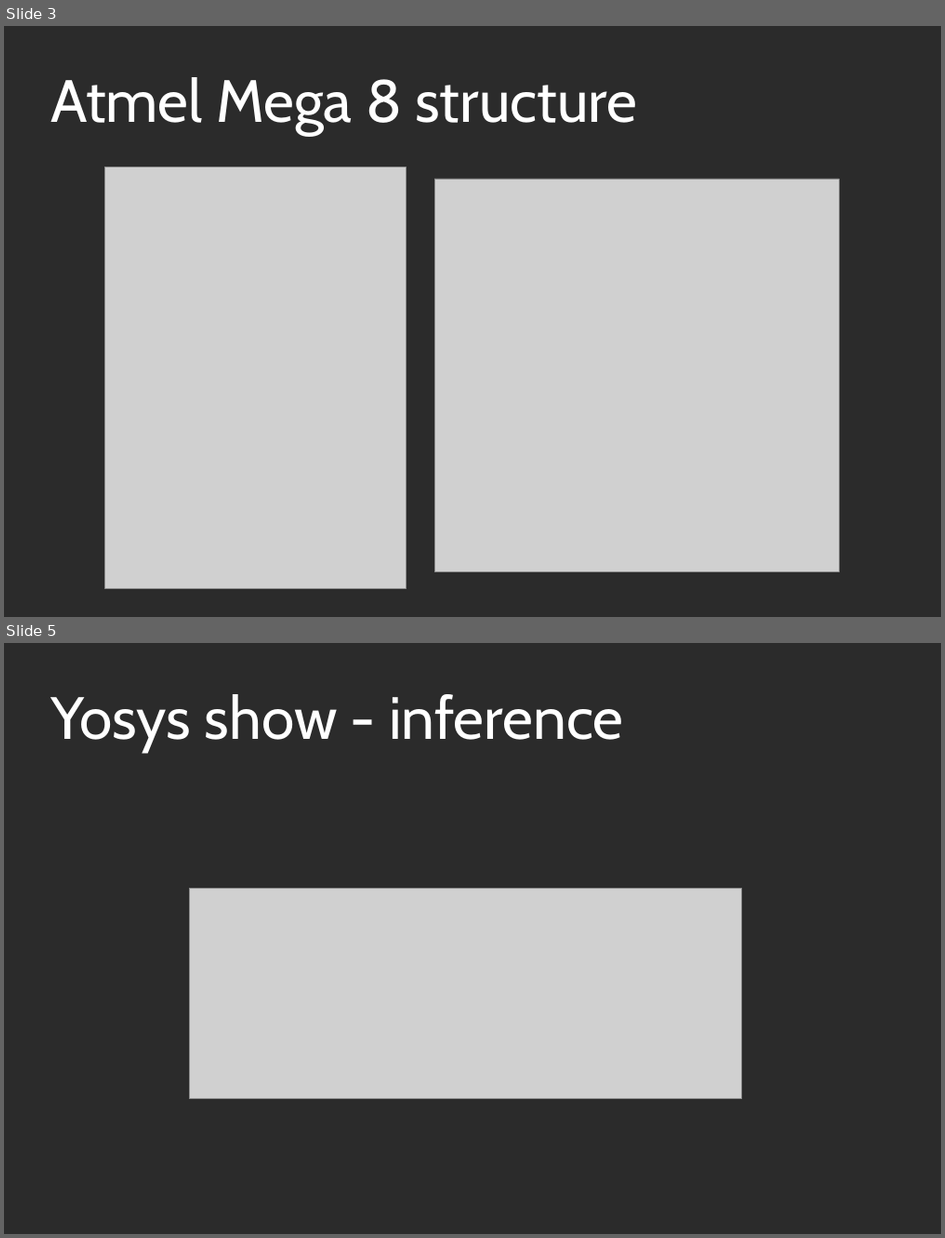
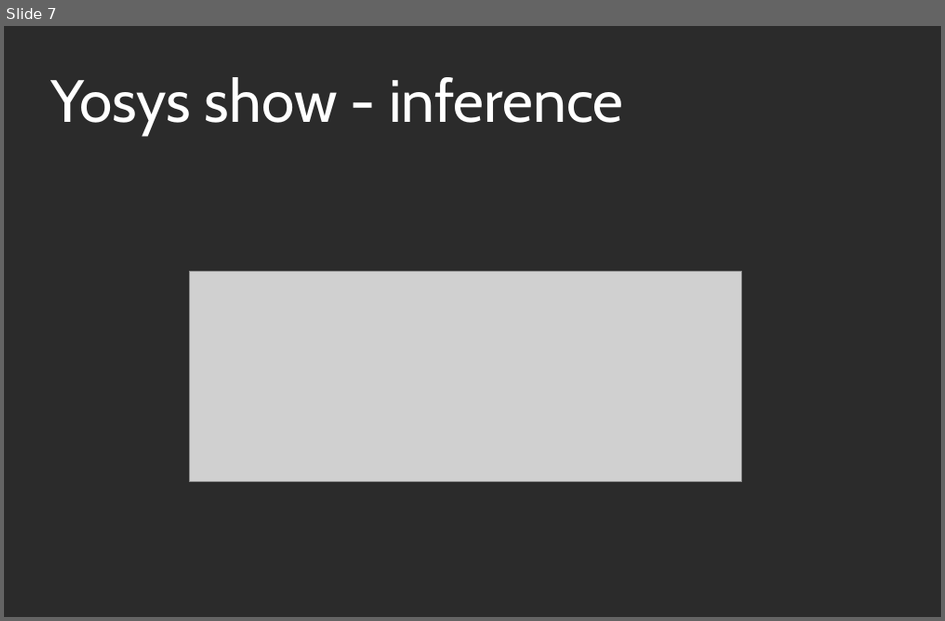
Before and after one commit to mattvenn/bilbao-makerfaire-fpga-workshop, a slide deck: presentation.odp. Shown one above the other, each under a label of ours: slides 3 and 5 before the commit, slide 7 after it; the slides between them are not shown. The pictures are 945x1238 and 945x621 pixels, drawn with LibreOffice and Linux fonts; fonts in the diff are those of the drawing; grey boxes stand for pictures; background and template pictures are left out; a plain dark background stands for a picture behind light text. Boxes give left, top, right and bottom in pixels: in the first picture for what was removed or moved away, otherwise in the second. Text is boxed around its words. In the diff, an @@ line names an element or a change of style, - is before the commit and + after.

```diff
--- a/presentation.odp
+++ b/presentation.odp
@@ slide 3 removed at (4,26,941,617), background picture (left out) @@
@@ title removed at (50,77,637,136) @@
-Atmel Mega 8 structure
@@ picture removed at (105,166,407,589) @@
@@ picture removed at (435,179,839,571) @@
@@ what was slide 5 is now slide 7 @@
```
Also in this commit, not shown: 1 slide changed, 1 other file.
